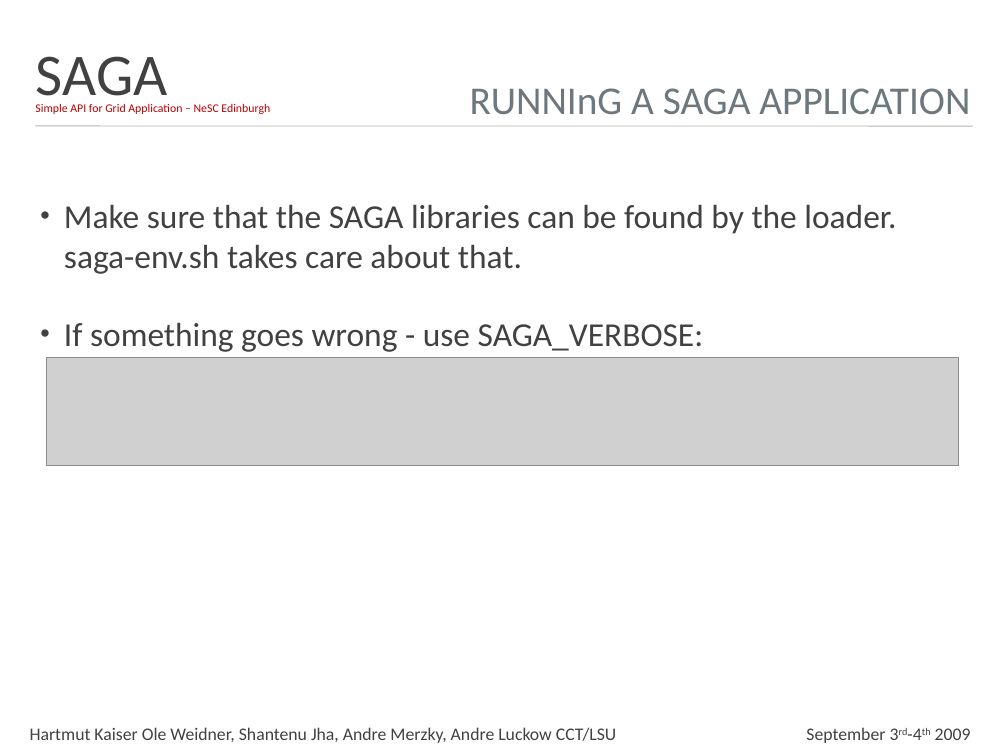
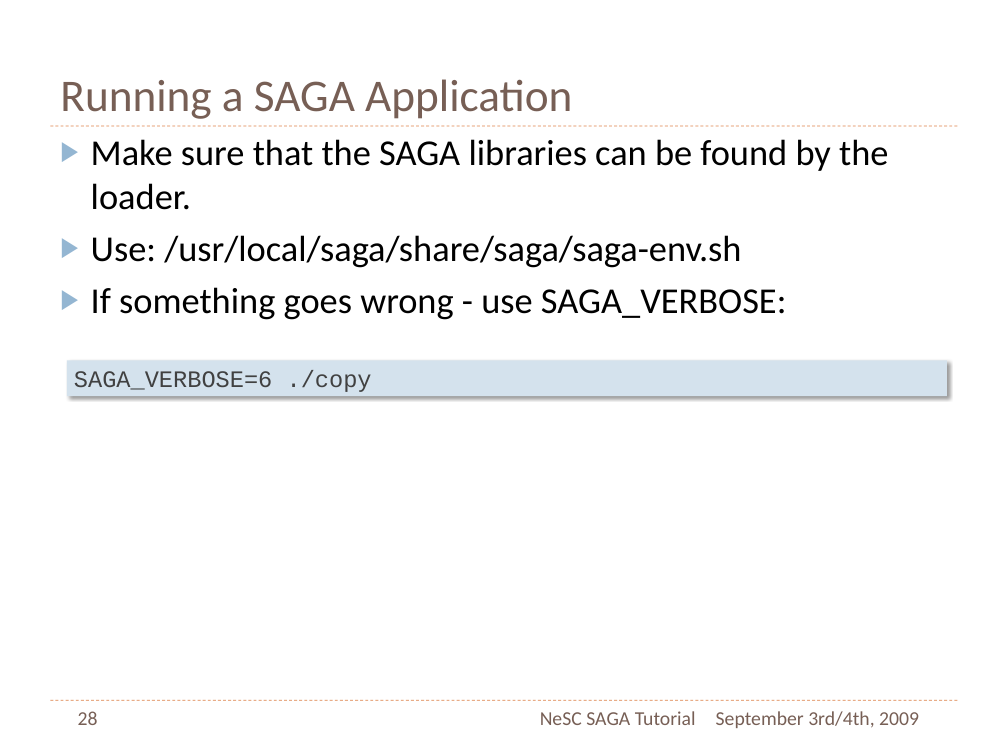
Before and after one commit to saga-project/saga-cpp-legacy-projects, a slide deck: slide 28 of tutorial/NeSC-2009/NeSC09-Practical-PPT.pptx (slide 9 before the commit). Drawn at 1008x756 pixels with LibreOffice and Linux fonts; fonts in the diff are those of the drawing; grey boxes stand for pictures; background and template pictures are left out. Boxes give left, top, right and bottom in pixels: in the first picture for what was removed or moved away, otherwise in the second. Text is boxed around its words. In the diff, an @@ line names an element or a change of style, - is before the commit and + after.

```diff
--- a/tutorial/NeSC-2009/NeSC09-Practical-PPT.pptx
+++ b/tutorial/NeSC-2009/NeSC09-Practical-PPT.pptx
@@ title "Running a SAGA Application" at (60, 79, 572, 119): vertical alignment middle to bottom @@
@@ text removed at (36, 56, 168, 109) @@
-SAGA
@@ title at (60, 79, 572, 119): text changed; size 40 to 46 pt; text colour #6C777E to #775F55 @@
-RUNNInG A SAGA APPLICATION
+Running a SAGA Application
@@ text removed at (35, 103, 270, 114) @@
-Simple API for Grid Application – NeSC Edinburgh
@@ text "Make sure that the SAGA ...": place and size @@
-text "Make sure that the SAGA ..." at (64, 204, 896, 352)
+text "Make sure that the SAGA ..." at (91, 139, 888, 320)
@@ line moved from (35, 126) - (973, 126) to (50, 126) - (958, 126) @@
@@ line (50, 126) - (958, 126): stroke #B3B3B3 1 pt to #DD8047 0.75 pt dashed @@
@@ text at (91, 139, 888, 268): text changed; size 34 to 37 pt; text colour #414141 to #000000 @@
-• Make sure that the SAGA libraries can be found by the loader. saga-env.sh takes care about that.
+▶ Make sure that the SAGA libraries can be found by the loader.
+▶ Use: /usr/local/saga/share/saga/saga-env.sh
@@ text at (91, 287, 787, 320): size 34 to 37 pt, text colour #414141 to #000000 in "If something goes wrong - use SAGA_VERBOSE:"; bullet • to ▶; less space between paragraphs; bullet colour #414141 to #94B6D2 @@
@@ picture removed at (46, 357, 959, 466) @@
@@ rectangle added at (67, 360, 947, 396), fill #D4E2ED, 24 pt, text #414141 @@
+      SAGA_VERBOSE=6 ./copy
@@ line added from (50, 700) to (958, 700), #DD8047 0.75 pt dashed @@
@@ page number added at (78, 711, 98, 725), 20 pt, text #775F55 @@
+28
@@ text added at (540, 711, 696, 725), 20 pt, text #775F55 @@
+NeSC SAGA Tutorial
@@ text added at (716, 711, 919, 728), 20 pt, text #775F55 @@
+September 3rd/4th, 2009
@@ text removed at (30, 727, 616, 743) @@
-Hartmut Kaiser Ole Weidner, Shantenu Jha, Andre Merzky, Andre Luckow CCT/LSU
@@ text removed at (806, 727, 971, 743) @@
-September 3rd-4th 2009
```
Also in this commit, not shown: 9 other slides changed, 23 slides added, 4 slides removed.
